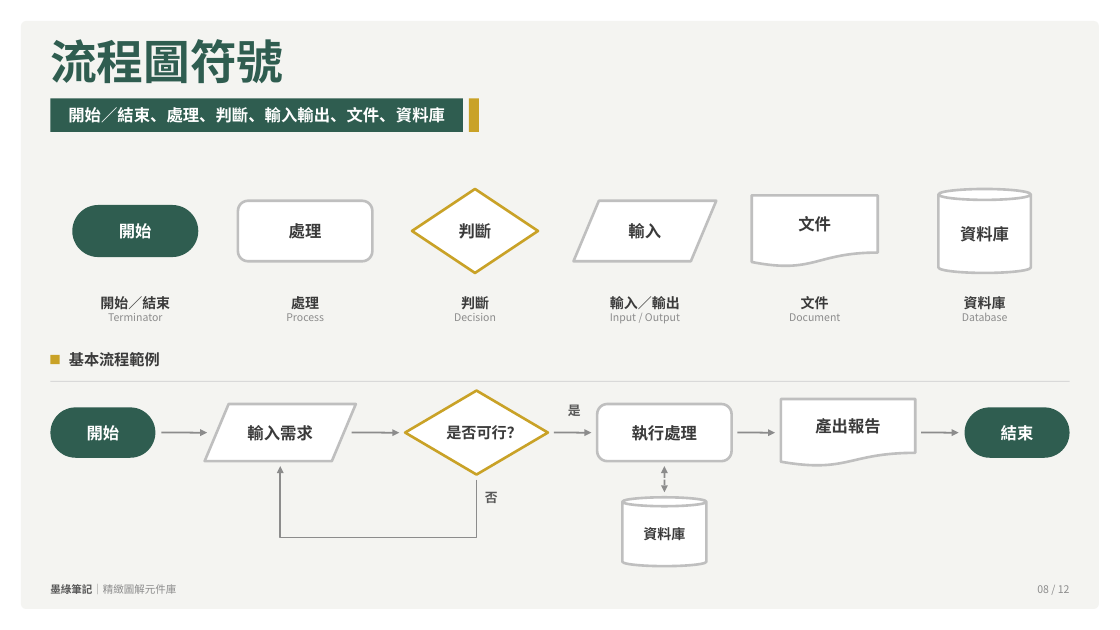
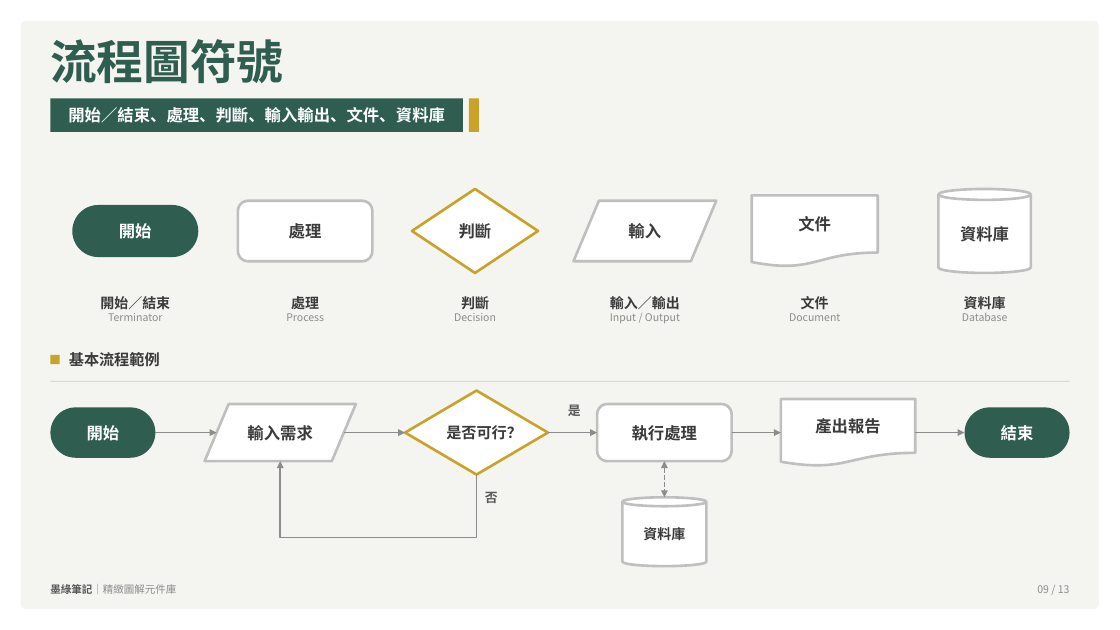
Before and after one commit to hctsaik/ppt-style-studio, a slide deck: slide 9 of out/kit-green.pptx (slide 8 before the commit). Drawn at 1120x630 pixels with LibreOffice and Linux fonts; fonts in the diff are those of the drawing. Boxes give left, top, right and bottom in pixels: in the first picture for what was removed or moved away, otherwise in the second. Text is boxed around its words. In the diff, an @@ line names an element or a change of style, - is before the commit and + after.

```diff
--- a/out/kit-green.pptx
+++ b/out/kit-green.pptx
@@ freeform shape removed at (x1=781, y1=399, x2=916, y2=466) @@
-產出報告
@@ flow chart document added at (x1=781, y1=399, x2=916, y2=466), fill #FFFFFF, outline #BFBFBF 2.25 pt, 14 pt, text #3A3A3A, bold @@
+產出報告
@@ arrow moved from (161, 433) - (208, 433) to (155, 433) - (217, 433) @@
@@ arrow moved from (352, 433) - (399, 433) to (344, 433) - (405, 433) @@
@@ arrow moved from (554, 433) - (592, 433) to (548, 433) - (597, 433) @@
@@ arrow moved from (738, 433) - (776, 433) to (732, 433) - (781, 433) @@
@@ arrow moved from (922, 433) - (959, 433) to (916, 433) - (965, 433) @@
@@ freeform shape removed at (x1=281, y1=466, x2=477, y2=538) @@
@@ elbow arrow added from (476, 475) to (281, 461), #8C8C8C 1.5 pt @@
@@ double arrow moved from (665, 466) - (665, 492) to (665, 461) - (665, 497) @@
```
Also in this commit, not shown: 11 other slides changed, 1 slide added, 52 other files.
